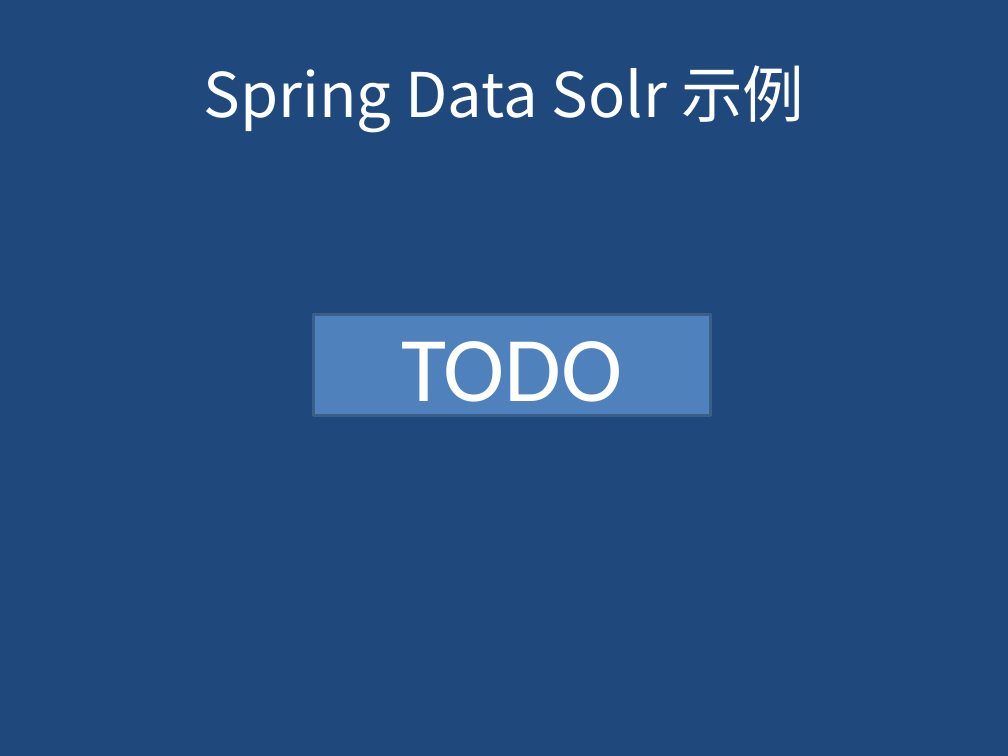
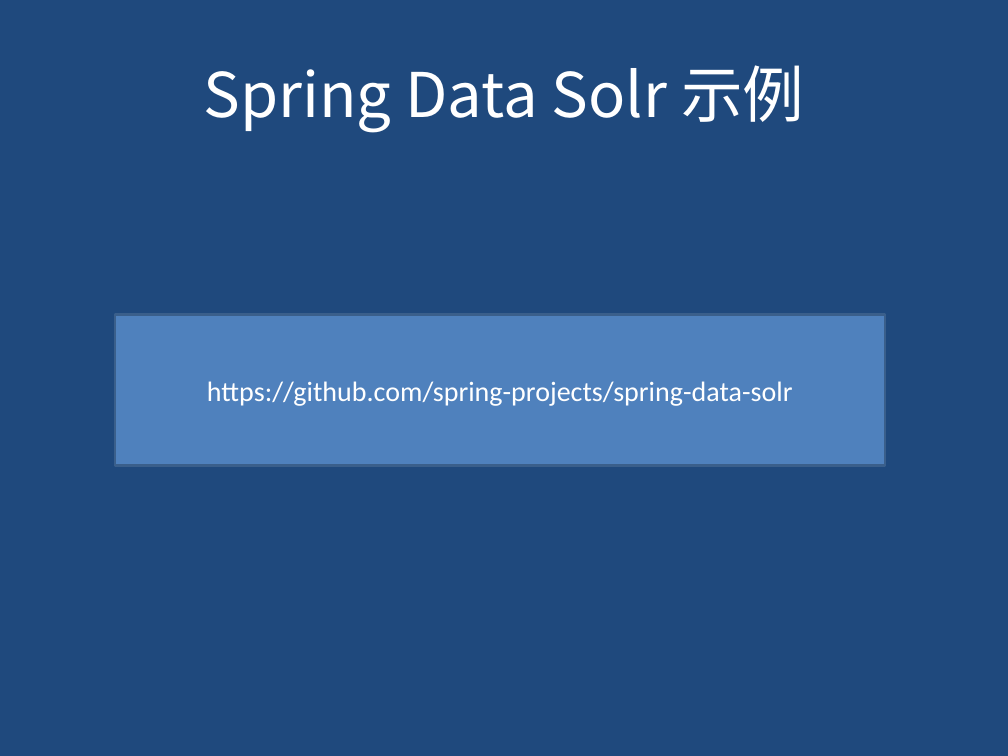
Before and after one commit to gudaoxuri/OpenTrains, a slide deck: slide 22 of Spring Data/PPT/Spring Data 入门.pptx. Drawn at 1008x756 pixels with LibreOffice and Linux fonts; fonts in the diff are those of the drawing. Boxes give left, top, right and bottom in pixels: in the first picture for what was removed or moved away, otherwise in the second. Text is boxed around its words. In the diff, an @@ line names an element or a change of style, - is before the commit and + after.

```diff
--- a/Spring Data/PPT/Spring Data 入门.pptx
+++ b/Spring Data/PPT/Spring Data 入门.pptx
@@ rectangle added at <box>115,314,885,466</box>, fill #4F81BD, outline #3A5F8C 2 pt, 20 pt, text #FFFFFF @@
+https://github.com/spring-projects/spring-data-solr
@@ rectangle removed at <box>313,314,711,415</box> @@
-TODO
```
Also in this commit, not shown: 3 other slides changed, 6 other files.
